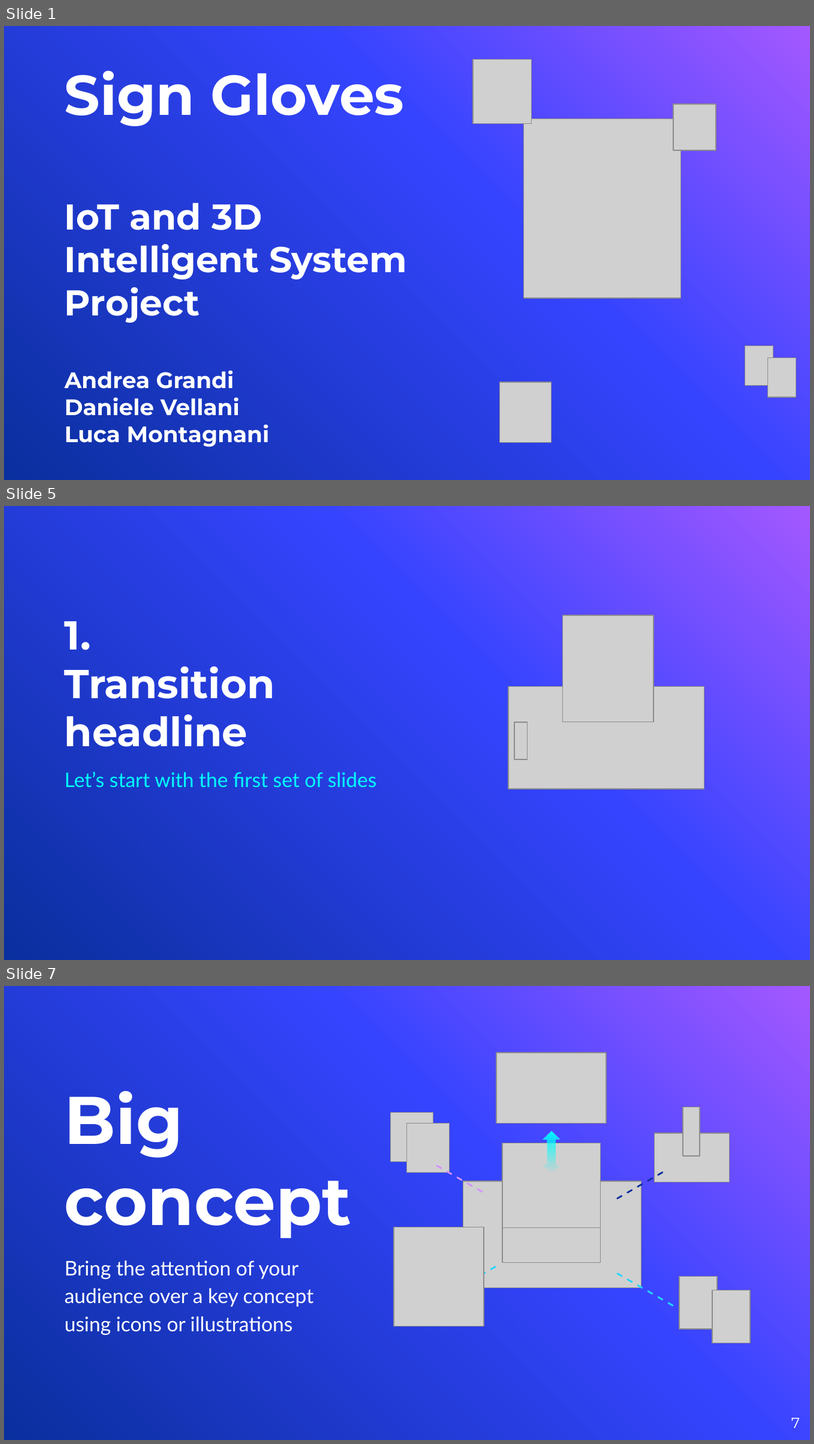
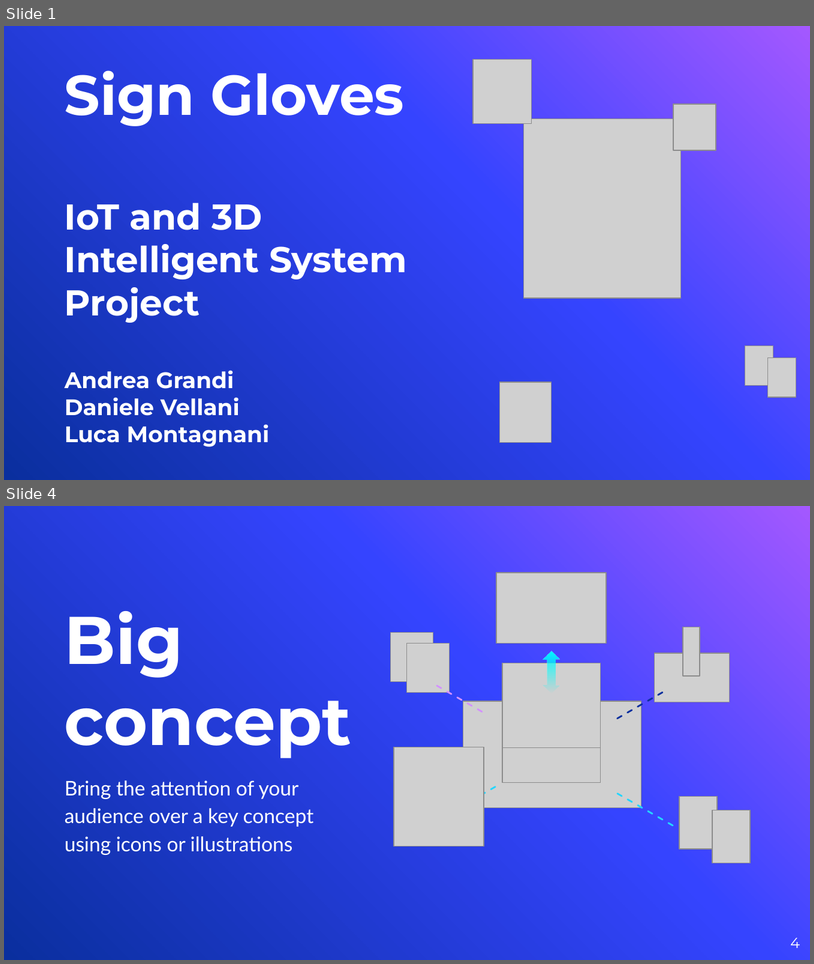
Before and after one commit to andrea-grandi/iot_project, a slide deck: presentation/presentation.pptx. Shown one above the other, each under a label of ours: slides 1, 5 and 7 before the commit, slides 1 and 4 after it; the slides between them are not shown. The pictures are 814x1444 and 814x964 pixels, drawn with LibreOffice and Linux fonts; fonts in the diff are those of the drawing; grey boxes stand for pictures; background and template pictures are left out. Boxes give left, top, right and bottom in pixels: in the first picture for what was removed or moved away, otherwise in the second. Text is boxed around its words. In the diff, an @@ line names an element or a change of style, - is before the commit and + after.

```diff
--- a/presentation/presentation.pptx
+++ b/presentation/presentation.pptx
@@ slide 5 removed at bbox=[4, 506, 810, 960], background picture (left out) @@
@@ title removed at bbox=[65, 621, 275, 747] @@
-1.
-Transition headline
@@ picture removed at bbox=[563, 615, 654, 721] @@
@@ picture removed at bbox=[509, 687, 705, 789] @@
@@ picture removed at bbox=[515, 722, 527, 759] @@
@@ subtitle removed at bbox=[65, 771, 377, 787] @@
-Let’s start with the first set of slides
@@ what was slide 7 is now slide 4 @@
@@ page number at bbox=[791, 937, 800, 948]: text changed @@
-7
+4
```
Also in this commit, not shown: 6 slides changed, 3 other slides removed.
